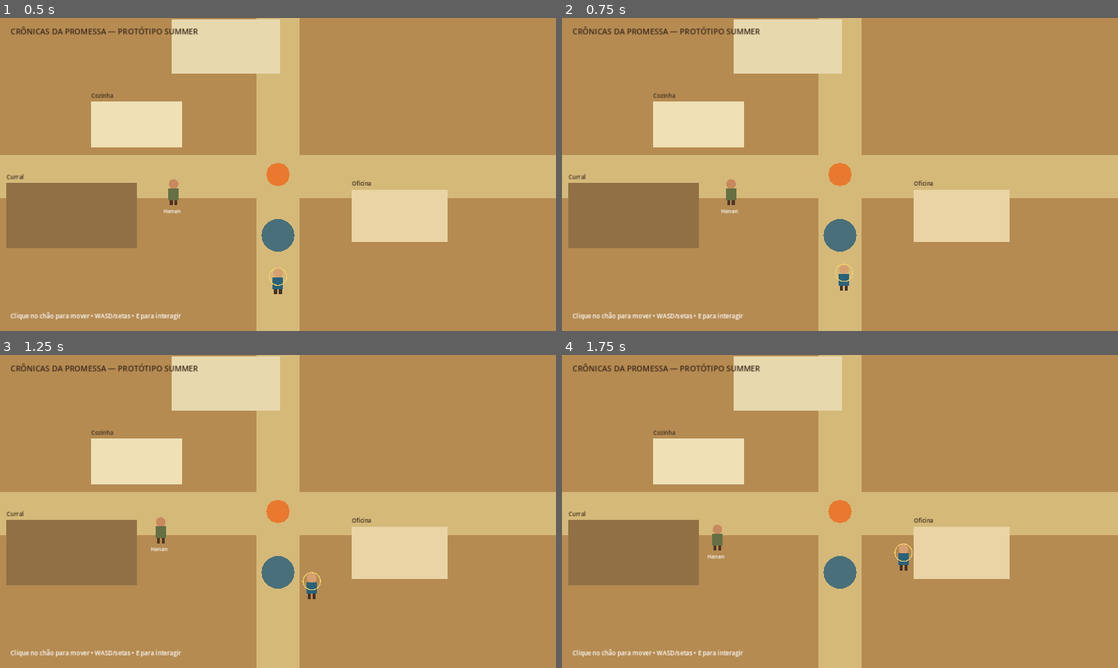
Above: before the commit, frames 1-4 (two rows, left to right).
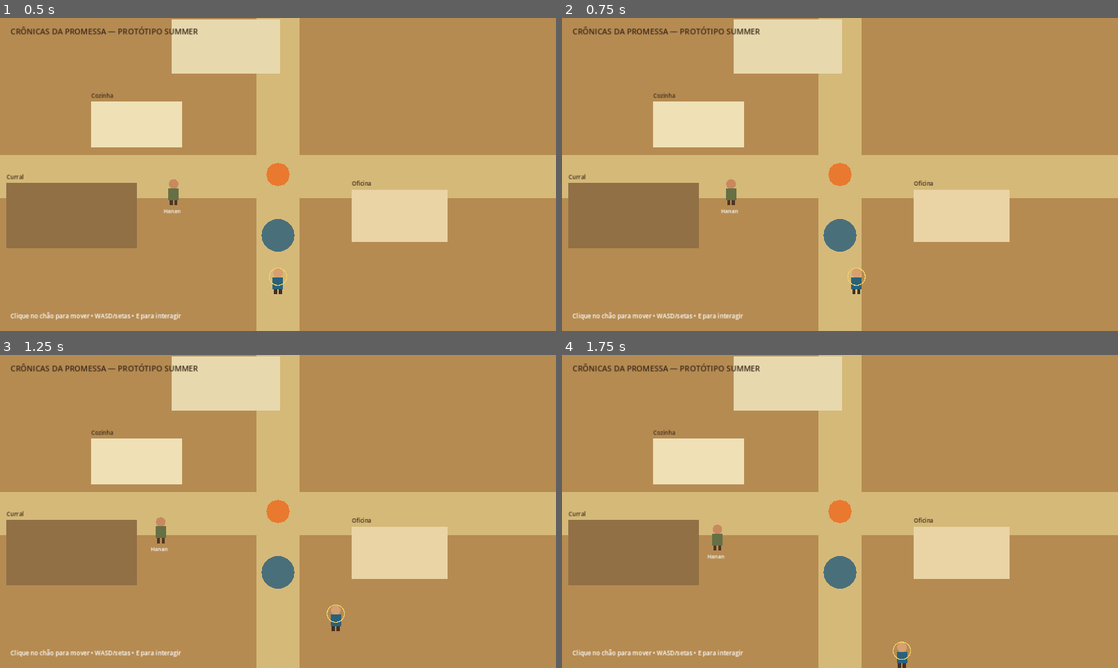
Above: after the commit, the same moments.

Repository: heitoribeiro/cronicas-da-promessa-web
Game: Godot game, scene res://scenes/main.tscn
Same seed, same stepped clock (60 frames per second), same inputs: the game is played once before the commit and once after it.
Inputs (mouse positions are in pixels of both pictures, inside the frame that each line leads up to):
- Up to frame 1 (0.5 s): no input
- Up to frame 2 (0.75 s): tap Enter at 0.5 s; move the mouse to (962, 158) at 0.52 s; hold D from 0.53 s (still down); click (962, 158) at 0.67 s
- Up to frame 3 (1.25 s): keep holding D
- Up to frame 4 (1.75 s): move the mouse to (728, 527) at 1.27 s; release D at 1.28 s; hold S from 1.28 s (still down)

Frame 1 is identical in both runs. In frame 2, 0.3% of the frame differs, in the area x 49-55%, y 78-89%; in frame 3, 0.3%, in the area x 54-62%, y 69-89%; in frame 4, 0.3%.

Commit message:
fix: make Summer prototype keyboard input self contained

Diff:
--- a/summer-prototype/scripts/player.gd
+++ b/summer-prototype/scripts/player.gd
@@ -30,7 +30,10 @@
 			destination_changed.emit(target_position)
 
 func _physics_process(_delta: float) -> void:
-	var manual := Input.get_vector("move_left", "move_right", "move_up", "move_down")
+	var manual := Vector2(
+		float(Input.is_key_pressed(KEY_D) or Input.is_key_pressed(KEY_RIGHT)) - float(Input.is_key_pressed(KEY_A) or Input.is_key_pressed(KEY_LEFT)),
+		float(Input.is_key_pressed(KEY_S) or Input.is_key_pressed(KEY_DOWN)) - float(Input.is_key_pressed(KEY_W) or Input.is_key_pressed(KEY_UP))
+	)
 
 	if manual.length() > 0.05:
 		has_target = false
